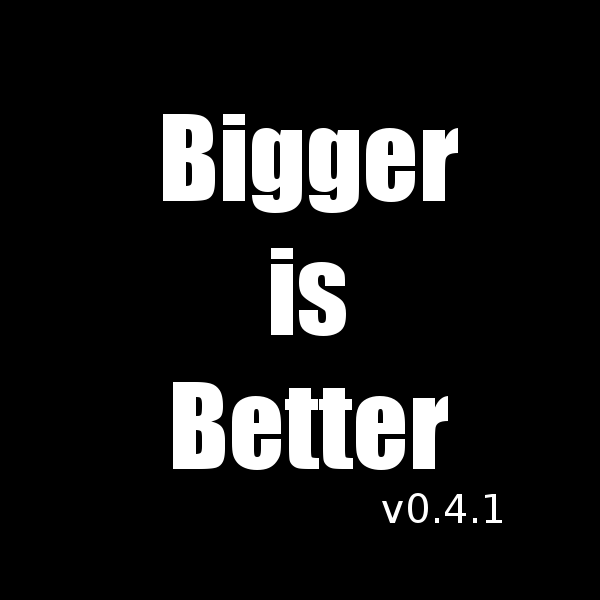
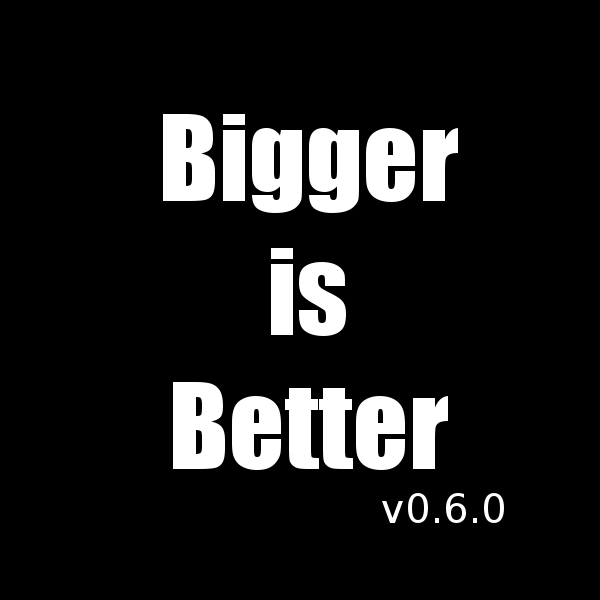
Layered file, before and after one edit (600 x 600). Changes by layer:
renamed "v0.4.1" to "v0.6.0", painted on it over [445,493,504,523]
